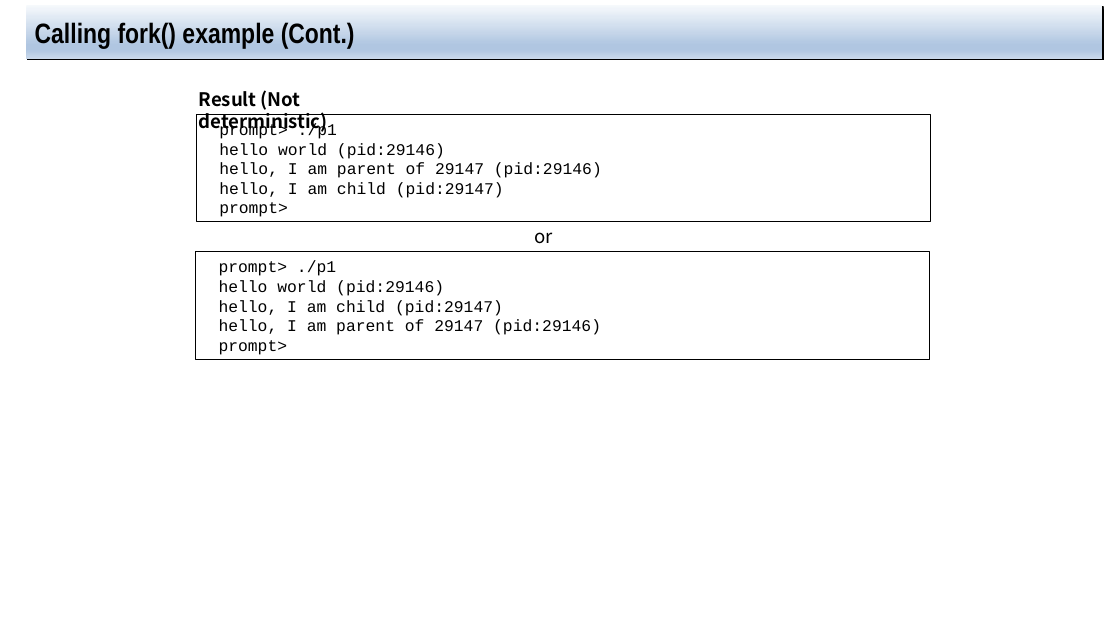
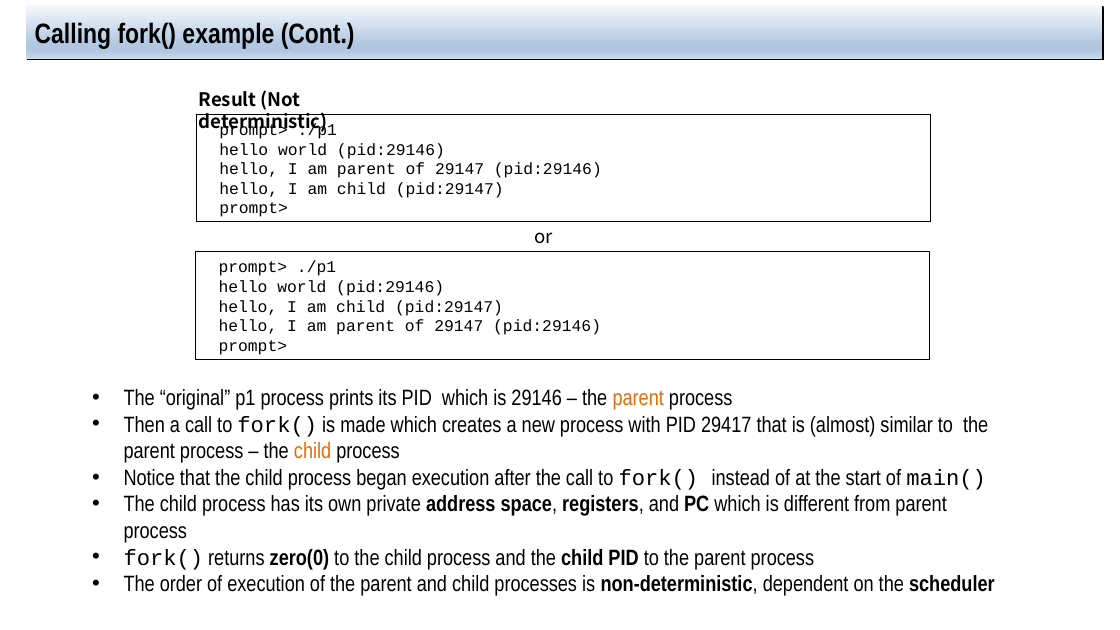
Before and after one commit to jachermocilla/extra-course-materials, a slide deck: slide 7 of cmsc125/ostep/slides/01.Virtualization/05.Interlude_process_api.pptx (slide 6 before the commit). Drawn at 1120x630 pixels with LibreOffice and Linux fonts; fonts in the diff are those of the drawing. Boxes give left, top, right and bottom in pixels: in the first picture for what was removed or moved away, otherwise in the second. Text is boxed around its words. In the diff, an @@ line names an element or a change of style, - is before the commit and + after.

Commit message:
edits

```diff
--- a/cmsc125/ostep/slides/01.Virtualization/05.Interlude_process_api.pptx
+++ b/cmsc125/ostep/slides/01.Virtualization/05.Interlude_process_api.pptx
@@ text added at [124,389,995,596], 19 pt, text #000000 @@
+• The “original” p1 process prints its PID which is 29146 – the parent process
+• Then a call to fork() is made which creates a new process with PID 29417 that is (almost) similar to the parent process – the child process
+• Notice that the child process began execution after the call to fork() instead of at the start of main()
+• The child process has its own private address space, registers, and PC which is different from parent process
+• fork() returns zero(0) to the child process and the child PID to the parent process
+• The order of execution of the parent and child processes is non-deterministic, dependent on the scheduler
```
Also in this commit, not shown: 7 other slides changed, 5 slides added.
